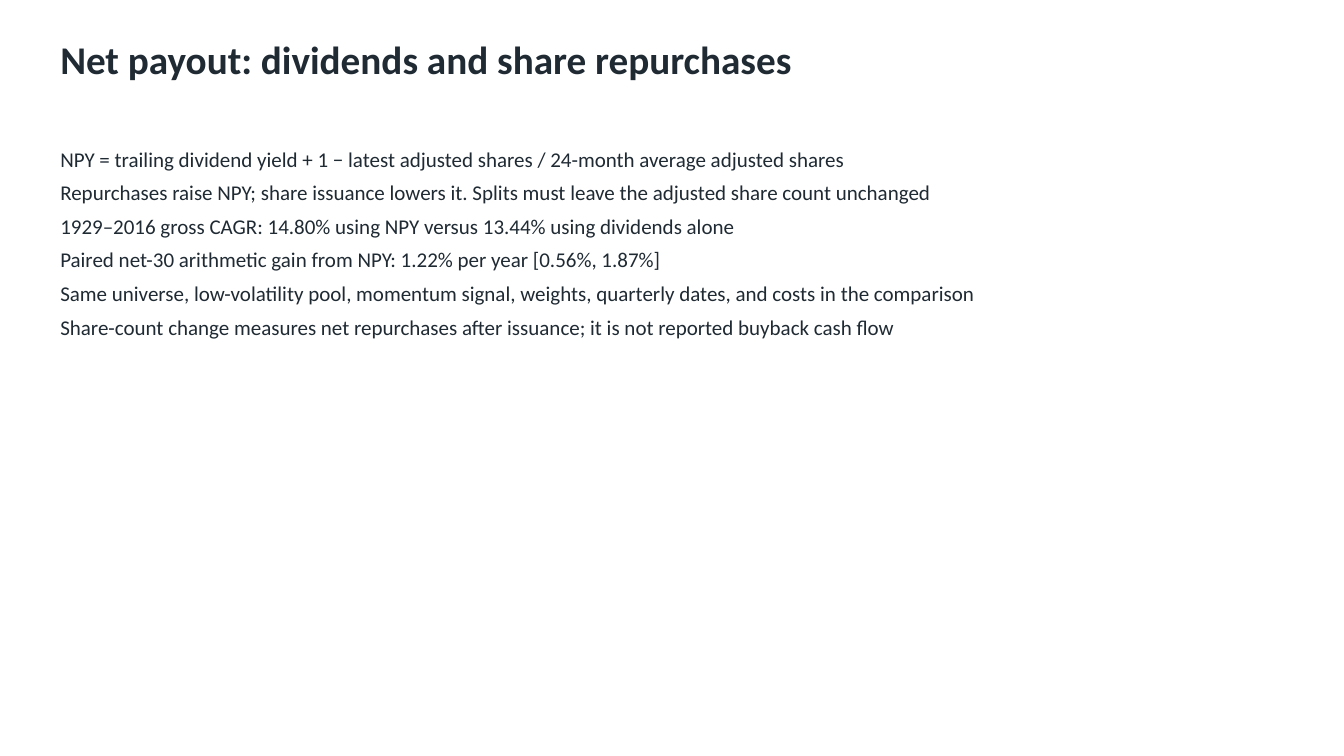
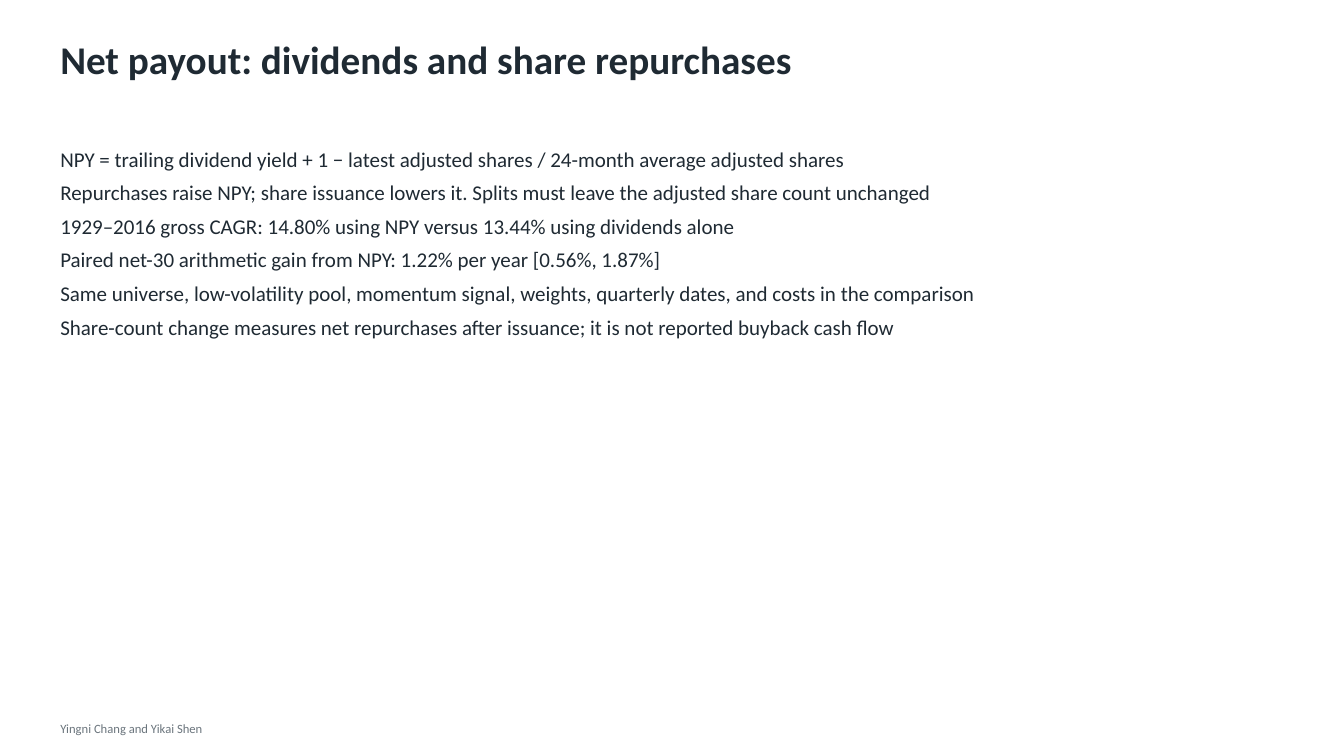
Before and after one commit to yingnichang/MTH9897, a slide deck: slide 11 of Final/presentation/conservative_formula.pptx. Drawn at 1344x756 pixels with LibreOffice and Linux fonts; fonts in the diff are those of the drawing. Boxes give left, top, right and bottom in pixels: in the first picture for what was removed or moved away, otherwise in the second. Text is boxed around its words. In the diff, an @@ line names an element or a change of style, - is before the commit and + after.

Commit message:
Credit Yingni Chang and Yikai Shen across final deliverables

```diff
--- a/Final/presentation/conservative_formula.pptx
+++ b/Final/presentation/conservative_formula.pptx
@@ text added at box(60, 724, 202, 735), 9 pt, text #6B757D @@
+Yingni Chang and Yikai Shen
```
Also in this commit, not shown: 17 other slides changed, 14 other files.
